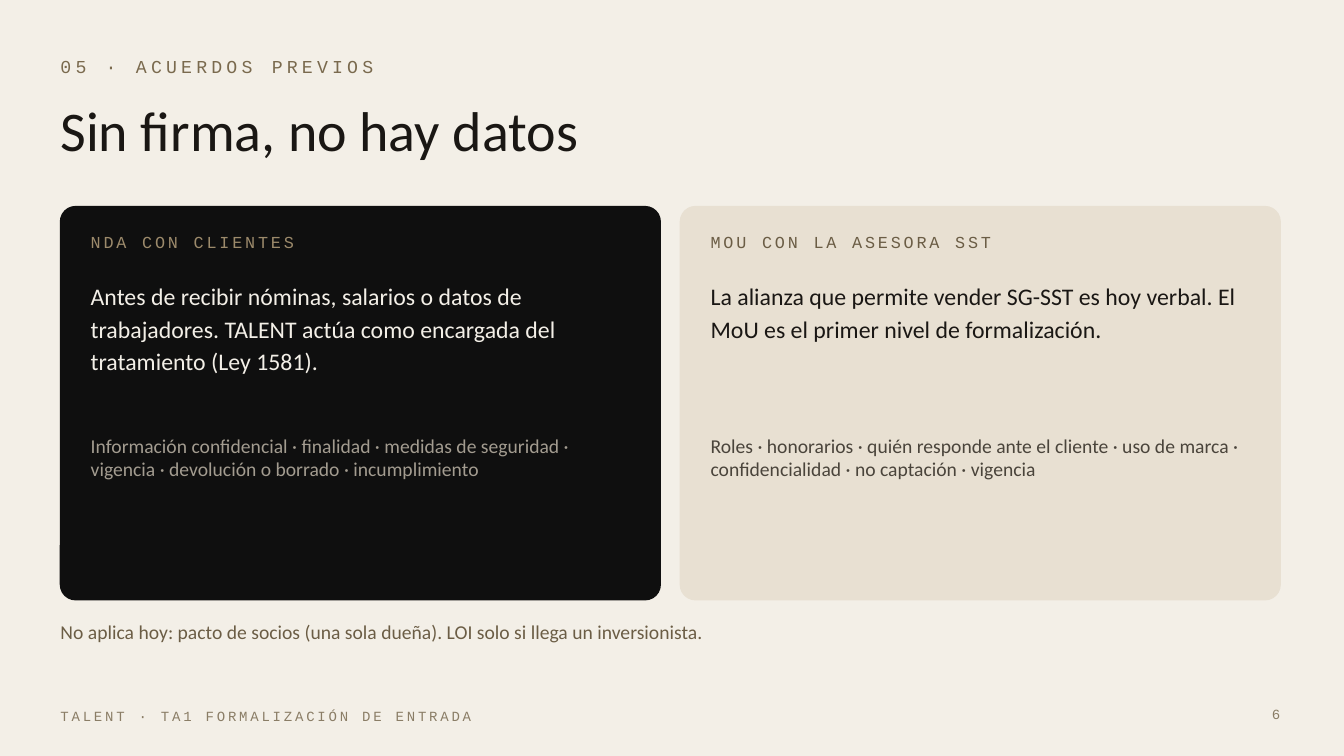
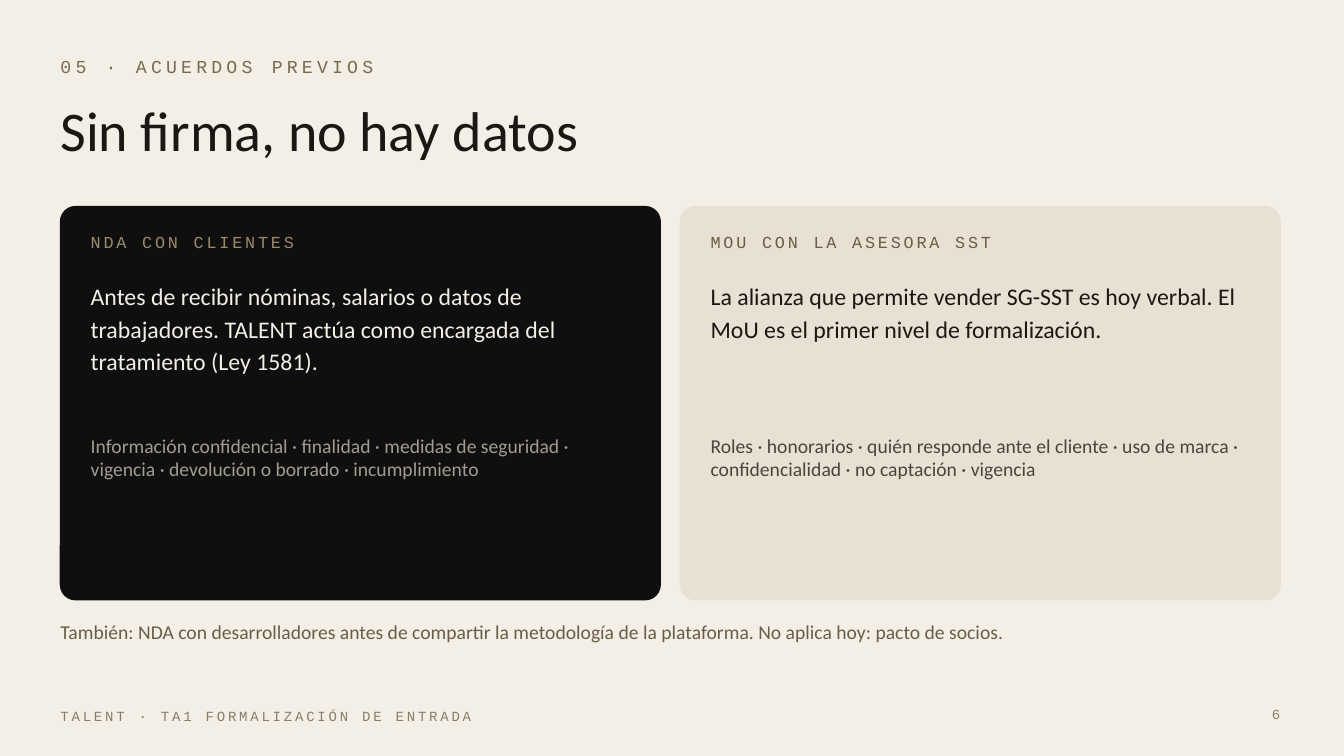
Before and after one commit to barbaravillada29-lang/dataroom-talent, a slide deck: slide 6 of files/ta1/Accountability_TA1_TALENT.pptx. Drawn at 1344x756 pixels with LibreOffice and Linux fonts; fonts in the diff are those of the drawing. Boxes give left, top, right and bottom in pixels: in the first picture for what was removed or moved away, otherwise in the second. Text is boxed around its words. In the diff, an @@ line names an element or a change of style, - is before the commit and + after.

```diff
--- a/files/ta1/Accountability_TA1_TALENT.pptx
+++ b/files/ta1/Accountability_TA1_TALENT.pptx
@@ text at box(60, 625, 1003, 643): text changed @@
-No aplica hoy: pacto de socios (una sola dueña). LOI solo si llega un inversionista.
+También: NDA con desarrolladores antes de compartir la metodología de la plataforma. No aplica hoy: pacto de socios.
```
Also in this commit, not shown: 4 other slides changed, 1 slide added, 2 slides removed, 3 other files.
